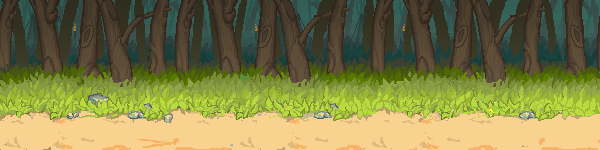
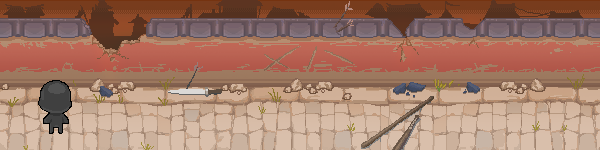
Before/after of a 600 x 150 layered artwork. What changed in the layer stack:
added group "캐릭터" with 33 layers above "체력바" over [23, 54, 362, 137]
renamed "그룹 2" to "불타는 낙양", showed the group it (73 layers) over [0, 0, 600, 150]
added group "화면효과" with 3 layers in group "불타는 낙양" over [0, 0, 600, 142]
added layer "레이어 69" (overlay, 16%) in group "화면효과" over [0, 0, 600, 83]
added layer "레이어 68" (overlay, 21%) in group "화면효과" over [0, 0, 600, 116]
added layer "레이어 67" (overlay, 24%) in group "화면효과" over [0, 29, 600, 142]
added layer "레이어 72" in group "불타는 낙양" over [8, 74, 585, 150]
added group "무기들" with 2 layers in group "불타는 낙양" over [168, 87, 434, 150]
added layer "레이어 70" in group "무기들" over [168, 87, 434, 150]
added layer "파괴효과" in group "불타는 낙양" over [185, 1, 357, 94]
added group "돌바닥" (1st of 2, in "불타는 낙양") with 19 layers in group "불타는 낙양" over [0, 87, 600, 150]
added group "돌바닥 복사 3" with 5 layers in group "돌바닥" over [339, 87, 600, 150]
added layer "레이어 53" (1st of 3, in "불타는 낙양" › "돌바닥" › "돌바닥 복사 3") in group "돌바닥 복사 3" over [339, 89, 600, 150]
added group "돌바닥" (2nd of 2, in "불타는 낙양" › "돌바닥") with 5 layers in group "돌바닥" over [0, 87, 265, 150]
added layer "레이어 55" (3rd of 3, in "불타는 낙양" › "돌바닥" › "돌바닥") in group "돌바닥" over [0, 87, 217, 150]
added layer "레이어 53" (3rd of 3, in "불타는 낙양" › "돌바닥" › "돌바닥") in group "돌바닥" over [0, 89, 265, 150]
added layer "레이어 57" (3rd of 3, in "불타는 낙양" › "돌바닥" › "돌바닥") in group "돌바닥" over [0, 87, 216, 150]
added layer "레이어 64" in group "불타는 낙양" over [0, 18, 600, 113]
added group "파괴된마을배경" with 3 layers in group "불타는 낙양" over [0, 0, 600, 53]
added layer "레이어 37 복사" in group "파괴된마을배경" over [2, 0, 584, 53]
added group "숲" with 46 layers above "황건적_2등신_이빨샘플" over [0, 0, 600, 150]
moved "레이어 44" into group "숲" over [0, 0, 600, 137]
moved "그룹 4" into group "숲" over [0, 0, 600, 150]
moved "레이어 38" into group "숲" over [0, 0, 600, 150]
…and 37 more changes (36 added, 1 stack, 1 visibility)
